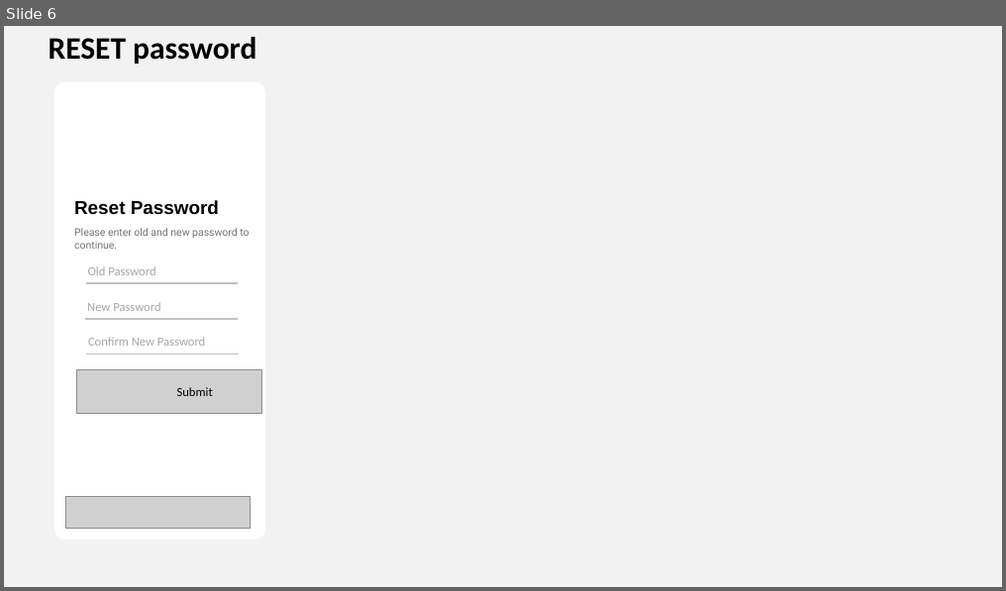
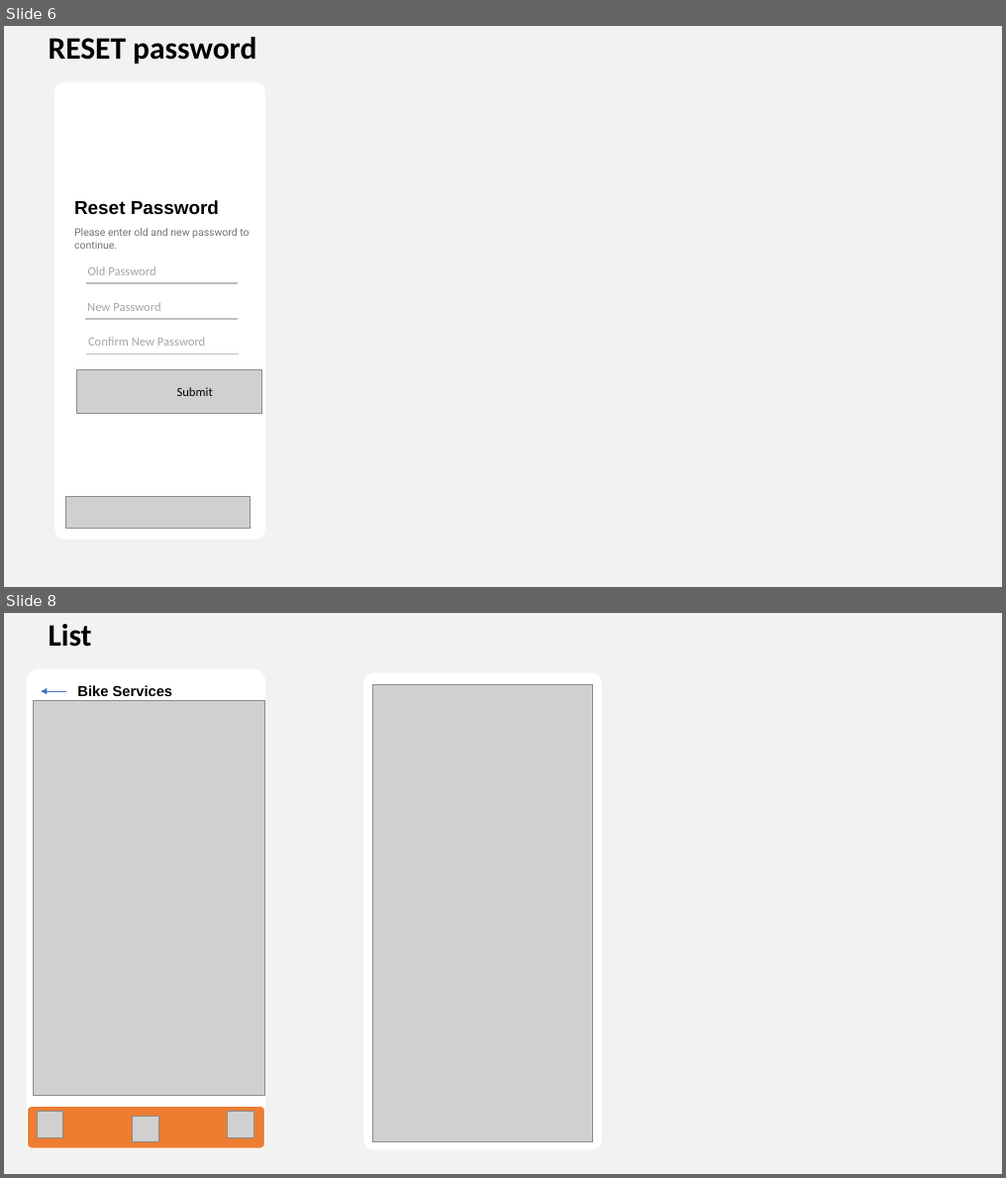
Before and after one commit to hemasais12/heckotrail, a slide deck: src/main/resources/screens/screens.pptx. Shown one above the other, each under a label of ours: slide 6 before the commit, slides 6 and 8 after it; the slides between them are not shown. The pictures are 1006x591 and 1006x1178 pixels, drawn with LibreOffice and Linux fonts; fonts in the diff are those of the drawing; grey boxes stand for pictures; background and template pictures are left out. Boxes give left, top, right and bottom in pixels: in the first picture for what was removed or moved away, otherwise in the second. Text is boxed around its words. In the diff, an @@ line names an element or a change of style, - is before the commit and + after.

```diff
--- a/src/main/resources/screens/screens.pptx
+++ b/src/main/resources/screens/screens.pptx
@@ slide 8 added at (4, 613, 1002, 1174), background #F2F2F2 @@
@@ text added at (49, 624, 92, 647), 30 pt, text #000000, bold @@
+List
@@ rounded rectangle added at (27, 669, 264, 1147), fill #FFFFFF, outline #FFFFFF 1 pt @@
@@ picture added at (33, 700, 264, 1096) @@
@@ arrow added from (66, 691) to (41, 691), #4472C4 0.5 pt @@
@@ text added at (77, 685, 173, 696), 14 pt, text #000000, bold @@
+Bike Services
@@ rounded rectangle added at (364, 673, 601, 1151), fill #FFFFFF, outline #FFFFFF 1 pt @@
@@ picture added at (372, 685, 592, 1143) @@
@@ rounded rectangle added at (27, 1106, 264, 1149), fill #ED7D31, outline #FFFFFF 1 pt @@
@@ picture added at (37, 1112, 63, 1138) @@
@@ picture added at (132, 1116, 158, 1143) @@
@@ picture added at (228, 1112, 254, 1138) @@
```
Also in this commit, not shown: 1 other slide added.
